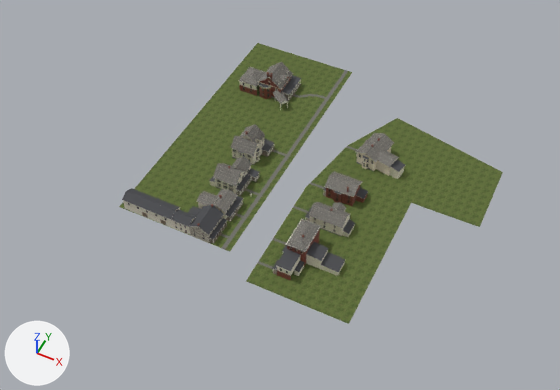
Two versions of the glTF model assets/models/north-approach.glb, one commit apart.
The view is the same before and after, from a camera (50 mm lens) standing at (98.0, 39.0, 249.0) and looking at (-5.0, 244.0, -7.0). Lighting does not change. The marker at lower left points along +X, +Y and +Z. The first picture is the older version. Vertices at exactly the same position are counted once.

Names of what the first picture shows: 'NorthApproach'.
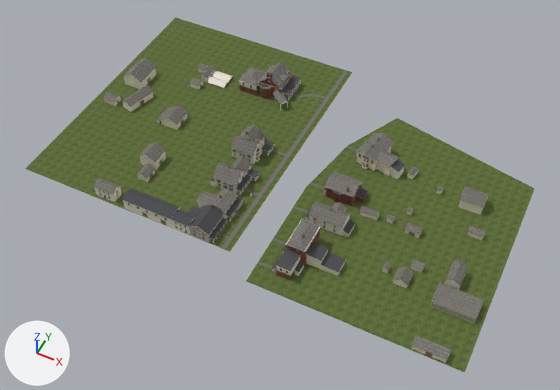
The edits, one by one:
me_northapproach is used by ob_northapproach; location (0.0, 0.0, 0.0).
me_northapproach had 4611 vertices, 4143 faces and spanned x -60.0..80.0, y 192.4..328.7, z -0.1..15.0.
me_northapproach now has 5304 vertices, 4676 faces and spans x -110.0..95.0, y 192.4..328.7, z -0.1..15.0.
me_northapproach part 1: 4 vertices moved within x 19.1, y 277.3, z 1.7..3.8; 4 vertices removed from x 50.0..80.0, y 260.0, z -0.1..0.2; 344 vertices added at x 32.8..95.0, y 192.4..291.5, z -0.1..8.1.
me_northapproach part 2: 2 vertices removed from x -60.0, y 202.4, z -0.1..0.2; 339 vertices added at x -104.3..-56.8, y 203.4..298.6, z 0.0..8.9.
me_northapproach part 3: 4 vertices added at x -110.0, y 202.4..328.7, z -0.1..0.2.
Other edits to the shape of me_northapproach do not show in these pictures.

What differs and where, as boxes [x1, y1, x2, y2] in the pictures (560 x 390 px):
'NorthApproach', reshaped (33% wider, 26% taller)
    before: [119, 43, 503, 324]
    after: [25, 17, 535, 372]
part 1 of me_northapproach, built on
    before: [312, 148, 503, 323]
    after: [246, 146, 535, 372]
part 2 of me_northapproach, built on
    before: [119, 43, 294, 248]
    after: [93, 58, 233, 202]
part 3 of me_northapproach, added (green)
    after: [25, 17, 345, 248]
